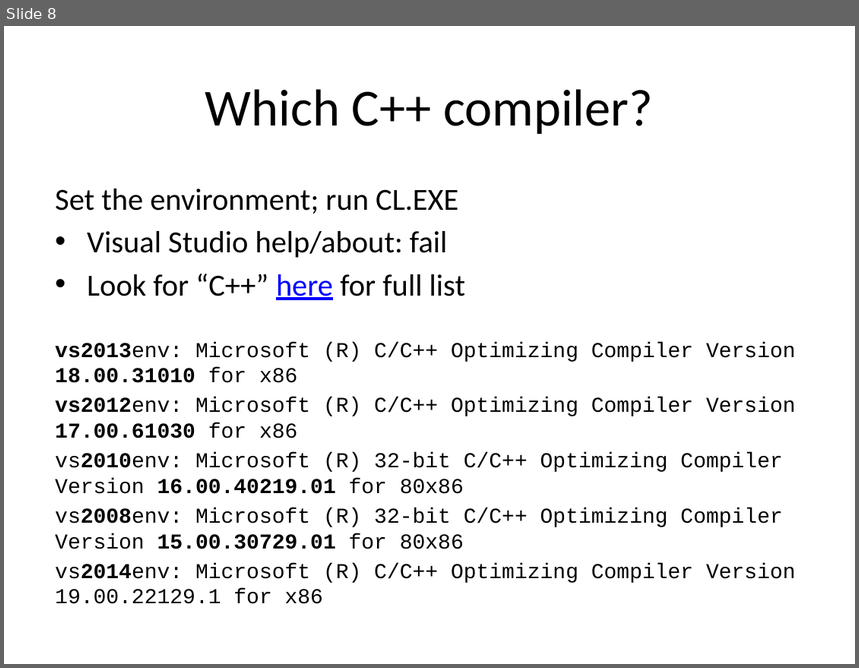
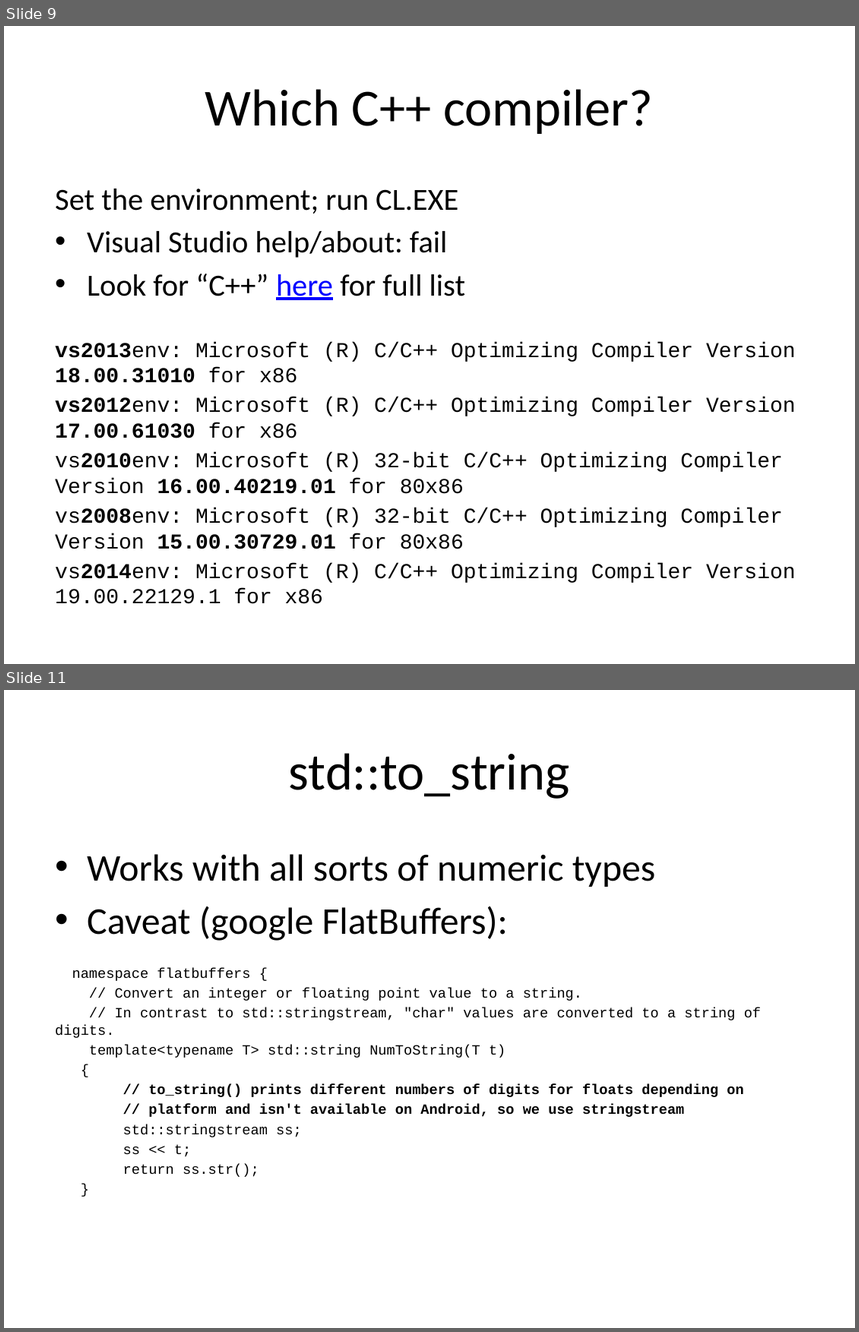
Before and after one commit to fellmad/FunWithCpp11, a slide deck: doc/Fun_with_C++11.pptx. Shown one above the other, each under a label of ours: slide 8 before the commit, slides 9 and 11 after it; the slides between them are not shown. The pictures are 859x668 and 859x1332 pixels, drawn with LibreOffice and Linux fonts; fonts in the diff are those of the drawing. Boxes give left, top, right and bottom in pixels: in the first picture for what was removed or moved away, otherwise in the second. Text is boxed around its words. In the diff, an @@ line names an element or a change of style, - is before the commit and + after.

Commit message:
pptx

```diff
--- a/doc/Fun_with_C++11.pptx
+++ b/doc/Fun_with_C++11.pptx
@@ slide 11 added at [4,690,855,1328], background #FFFFFF @@
@@ title added at [289,753,570,799], 44 pt, text #000000 @@
+std::to_string
@@ text added at [55,854,761,1177], 12 pt, text #000000 @@
+• Works with all sorts of numeric types
+• Caveat (google FlatBuffers):
+namespace flatbuffers {
+// Convert an integer or floating point value to a string.
+// In contrast to std::stringstream, "char" values are converted to a string of digits.
+template<typename T> std::string NumToString(T t)
+{
+// to_string() prints different numbers of digits for floats depending on
+// platform and isn't available on Android, so we use stringstream
+std::stringstream ss;
+ss << t;
+return ss.str();
+}
@@ what was slide 8 is now slide 9 @@
```
Also in this commit, not shown: 2 other slides added.
